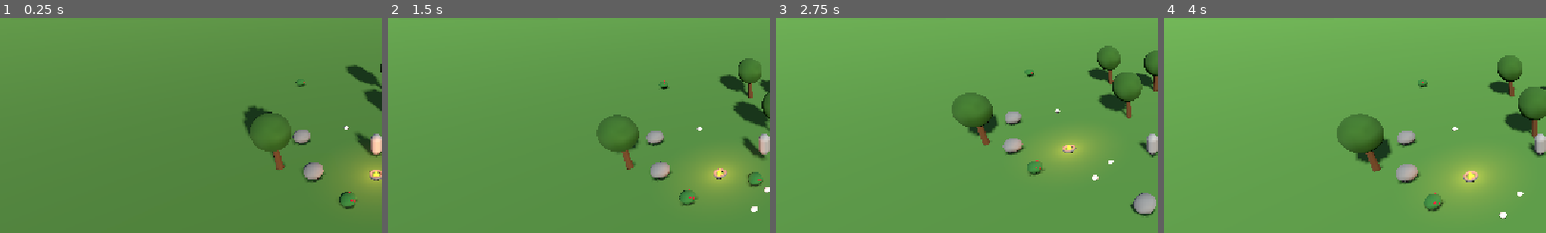
Above: before the commit, frames 1-4 (left to right).
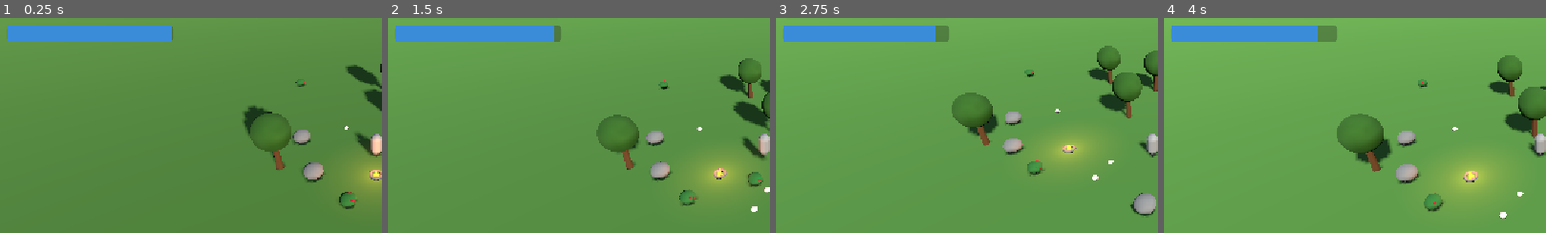
Above: after the commit, the same moments.

Repository: SergioC246/Wildborn
Game: Godot game, scene res://mundo.tscn
Same seed, same stepped clock (60 frames per second), same inputs: the game is played once before the commit and once after it.
Inputs:
- Up to frame 1 (0.25 s): no input
- Up to frame 2 (1.5 s): hold D (mover_derecha) 0.53-1.28 s; tap F (comer) at 0.6 s; tap Space (saltar) at 0.77 s; hold S (mover_atras) from 1.28 s (still down); tap B (construir) at 1.35 s
- Up to frame 3 (2.75 s): tap Space (saltar) at 1.52 s; release S (mover_atras) at 2.03 s; hold D (mover_derecha) from 2.03 s (still down); tap E (interactuar) at 2.1 s
- Up to frame 4 (4 s): release D (mover_derecha) at 2.78 s; hold W (mover_adelante) 2.78-3.53 s; tap F (comer) at 2.85 s; tap Space (saltar) at 3.02, 3.77 s; hold A (mover_izquierda) from 3.53 s (still down); tap B (construir) at 3.6 s
The pictures show only the part of the screen within x 1-51%, y 21-71%; the shares and areas given below are measured in that part.

The runs differ from the first frame. In frame 1, 3.3% of the frame differs, in the area x 2-46%, y 3-12%; in frame 2, 3.3%; in frame 3, 3.3%; in frame 4, 3.3%.

Commit message:
Barra de sed que baja con el tiempo y quita vida a 0

Diff:
--- a/jugador.gd
+++ b/jugador.gd
@@ -20,15 +20,20 @@
 @export var hambre_maxima: float = 100.0
 @export var velocidad_hambre: float = 2.0
 @export var dano_por_hambre: float = 5.0
+@export var sed_maxima: float = 100.0
+@export var velocidad_sed: float = 3.0
+@export var dano_por_sed: float = 5.0
 
 var inventario = {}
 var vida: float
 var hambre: float
+var sed: float
 var posicion_inicial: Vector3
 
 @onready var texto_ayuda = $CanvasLayer/ContadorMadera
 @onready var barra_vida = $CanvasLayer/BarraVida
 @onready var barra_hambre = $CanvasLayer/BarraHambre
+@onready var barra_sed = $CanvasLayer/BarraSed
 @onready var panel_inventario = $CanvasLayer/Inventario
 @onready var casillas = $CanvasLayer/Inventario/VBoxContainer/Casillas
 
@@ -37,8 +42,10 @@
 	posicion_inicial = global_position
 	vida = vida_maxima
 	hambre = hambre_maxima
+	sed = sed_maxima
 	barra_vida.max_value = vida_maxima
 	barra_hambre.max_value = hambre_maxima
+	barra_sed.max_value = sed_maxima
 	texto_ayuda.text = "TAB: Inventario"
 	panel_inventario.visible = false
 	actualizar_barras()
@@ -123,6 +130,9 @@
 	hambre = max(hambre - velocidad_hambre * delta, 0.0)
 	if hambre <= 0.0:
 		vida = max(vida - dano_por_hambre * delta, 0.0)
+	sed = max(sed - velocidad_sed * delta, 0.0)
+	if sed <= 0.0:
+		vida = max(vida - dano_por_sed * delta, 0.0)
 	actualizar_barras()
 	if vida <= 0.0:
 		morir()
@@ -133,6 +143,7 @@
 	inventario.clear()
 	vida = vida_maxima
 	hambre = hambre_maxima
+	sed = sed_maxima
 	global_position = posicion_inicial
 	velocity = Vector3.ZERO
 	actualizar_barras()
@@ -142,6 +153,7 @@
 func actualizar_barras() -> void:
 	barra_vida.value = vida
 	barra_hambre.value = hambre
+	barra_sed.value = sed
 
 
 func agregar_recurso(tipo: String, cantidad: int) -> void:
--- a/jugador.tscn
+++ b/jugador.tscn
@@ -11,6 +11,9 @@
 
 [sub_resource type="StyleBoxFlat" id="StyleBoxFlat_omvyu"]
 bg_color = Color(0.9019608, 0.49411765, 0.13333334, 1)
+
+[sub_resource type="StyleBoxFlat" id="StyleBoxFlat_8o684"]
+bg_color = Color(0.22745098, 0.54901963, 0.8509804, 1)
 
 [node name="Jugador" type="CharacterBody3D" unique_id=824565509]
 script = ExtResource("1_16k11")
@@ -51,6 +54,15 @@
 value = 100.0
 show_percentage = false
 
+[node name="BarraSed" type="ProgressBar" parent="CanvasLayer" unique_id=1077893937]
+offset_left = 20.0
+offset_top = 145.0
+offset_right = 270.0
+offset_bottom = 170.0
+theme_override_styles/fill = SubResource("StyleBoxFlat_8o684")
+value = 100.0
+show_percentage = false
+
 [node name="Inventario" type="PanelContainer" parent="CanvasLayer" unique_id=2114533566]
 custom_minimum_size = Vector2(500, 320)
 anchors_preset = 8
